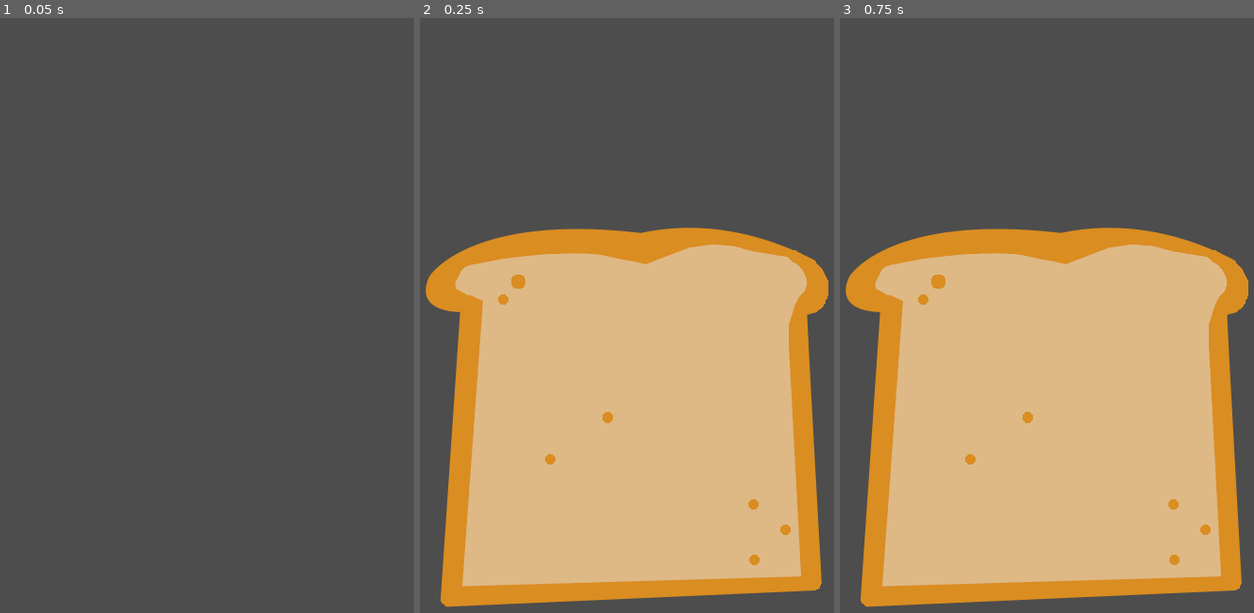
Above: before the commit, frames 1-3 (left to right).
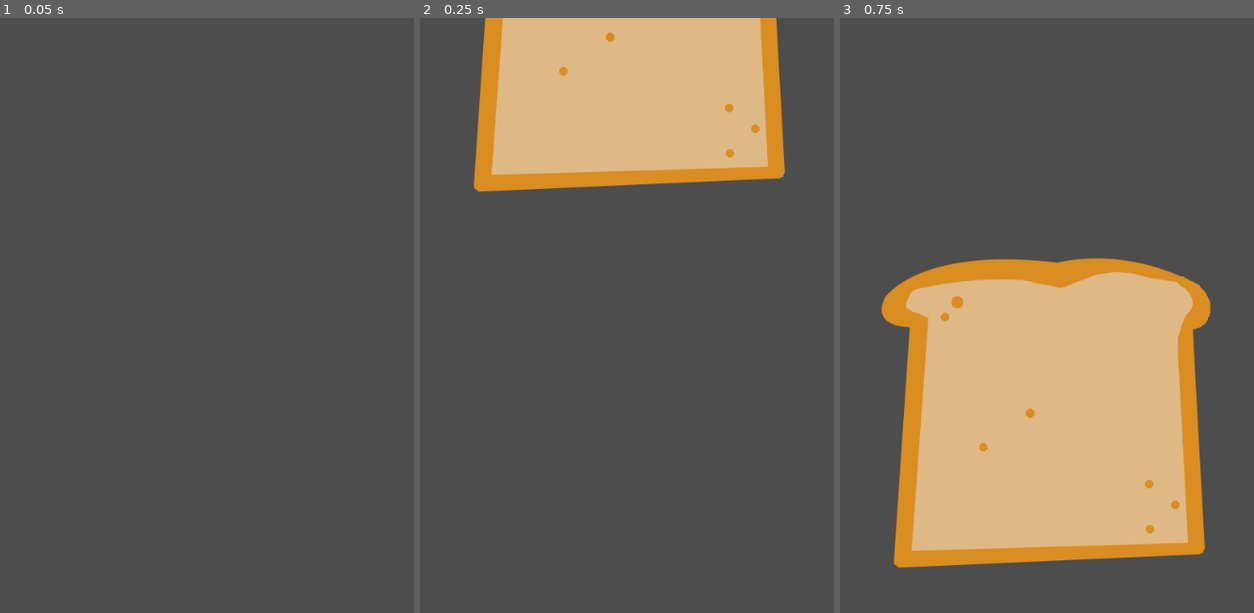
Above: after the commit, the same moments.

Repository: NicoHeinola/BreadSlicerIdle
Game: Godot game, scene res://scenes/main.tscn
Same seed, same stepped clock (60 frames per second), same inputs: the game is played once before the commit and once after it.
Inputs (mouse positions are in pixels of both pictures, inside the frame that each line leads up to):
- Up to frame 1 (0.05 s): no input
- Up to frame 2 (0.25 s): no input
- Up to frame 3 (0.75 s): move the mouse to (1142, 357) at 0.52 s; click (1142, 357) at 0.67 s

Frame 1 is identical in both runs. In frame 2, 75% of the frame differs, in the area x 1-99%, y 0-100%; in frame 3, 26%.

Commit message:
added animation and scaling

Diff:
--- a/scenes/bread/Bread.tscn
+++ b/scenes/bread/Bread.tscn
@@ -1,8 +1,10 @@
-[gd_scene load_steps=3 format=3 uid="uid://bwgsjk8akcba8"]
+[gd_scene load_steps=4 format=3 uid="uid://bwgsjk8akcba8"]
 
 [ext_resource type="Script" path="res://scripts/bread/Bread.gd" id="1_vmsay"]
+[ext_resource type="Texture2D" uid="uid://d17myda7pwl1t" path="res://graphics/breads/bread-1.png" id="2_axmr1"]
 
 [sub_resource type="RectangleShape2D" id="RectangleShape2D_taeiy"]
+size = Vector2(100, 100)
 
 [node name="bread" type="Node2D"]
 script = ExtResource("1_vmsay")
@@ -15,6 +17,7 @@
 shape = SubResource("RectangleShape2D_taeiy")
 
 [node name="Image" type="Sprite2D" parent="BodyLeft"]
+texture = ExtResource("2_axmr1")
 region_enabled = true
 region_rect = Rect2(16, 45, 194, 415)
 
--- a/scripts/bread/Bread.gd
+++ b/scripts/bread/Bread.gd
@@ -17,12 +17,13 @@
 var is_slicing: bool = false
 var sliced: bool = false
 
+@onready var tween: Tween = get_tree().create_tween()
+
 signal sliced_bread_signal
 
 
 func get_selected_texture_data() -> Dictionary:
 	return BreadDatas.textures[active_texture_index]
-
 
 func set_texture(texture: Texture2D) -> void:
 	image_left_node.texture = texture
@@ -31,32 +32,33 @@
 	image_left_node.region_enabled = true
 	image_right_node.region_enabled = true
 
+	var scale: float = min((get_viewport_rect().size.x * 0.85) / texture.get_width(), 1)
+	image_left_node.scale = Vector2(scale, scale)
+	image_right_node.scale = Vector2(scale, scale)
+
 	image_left_node.region_rect = Rect2(0, 0, texture.get_width() / 2, texture.get_height())
 	image_right_node.region_rect = Rect2(
 		texture.get_width() / 2, 0, texture.get_width() / 2, texture.get_height()
 	)
 
 func reset_bread() -> void:
-	print("Reset")
 	var texture = self.get_selected_texture_data()["texture"]
 	var screen_center = get_viewport_rect().size / 2
 	self.position = Vector2(screen_center.x, screen_center.y)
 
 	body_left.gravity_scale = 0
 	body_right.gravity_scale = 0
-	body_left.set_position(Vector2(-texture.get_width() / 4, 0))
-	body_right.set_position(Vector2(texture.get_width() / 4, 0))
 
-	image_left_node.set_position(Vector2(0, -1000))
-	image_right_node.set_position(Vector2(0, -1000))
+	body_left.set_position(Vector2(-image_left_node.get_rect().size.x * image_left_node.scale.x / 2, 0))
+	body_right.set_position(Vector2(image_left_node.get_rect().size.x * image_left_node.scale.x / 2, 0))
 
-	var tween: Tween = get_tree().create_tween()
+	image_left_node.set_position(Vector2(0, -get_viewport_rect().size.y))
+	image_right_node.set_position(Vector2(0, -get_viewport_rect().size.y))
+
+	var tween_duration: float = 0.5
 	tween.set_parallel(true)
-	tween.tween_property(image_left_node, "position", Vector2(image_left_node.position.x, 0), 0.2)
-	tween.tween_property(image_right_node, "position", Vector2(image_right_node.position.x, 0), 0.2)
-
-	collider_left.shape.extents = Vector2(texture.get_width() / 2, texture.get_height() / 2)
-	collider_right.shape.extents = Vector2(texture.get_width() / 2, texture.get_height() / 2)
+	tween.tween_property(image_left_node, "position", Vector2(image_left_node.position.x, 0), tween_duration)
+	tween.tween_property(image_right_node, "position", Vector2(image_right_node.position.x, 0), tween_duration)
 
 func _ready() -> void:
 	self.set_texture(get_selected_texture_data()["texture"])
@@ -72,11 +74,11 @@
 	if self.sliced or not self.is_slicing:
 		return
 
-	var y_difference = position.y - slice_start_pos.y
-	var allowed_offset = 75
+	var y_difference = abs(position.y - slice_start_pos.y)
+	var allowed_offset = 100
 	var texture_height = get_selected_texture_data()["texture"].get_height()
 
-	if y_difference < texture_height - allowed_offset:
+	if y_difference < (texture_height - allowed_offset) * image_left_node.scale.x:
 		return
 
 	self.is_slicing = false
@@ -85,14 +87,16 @@
 
 
 func sliced_bread() -> void:
+	tween.stop()
+
 	self.sliced = true
 	GlobalStats.money += get_selected_texture_data()["base_money"]
 
 	body_left.gravity_scale = 1
 	body_right.gravity_scale = 1
 
-	body_left.apply_torque(-1000000)
-	body_right.apply_torque(1000000)
+	body_left.apply_torque(-100000)
+	body_right.apply_torque(100000)
 
 	body_left.apply_force(Vector2(-10000, 0))
 	body_right.apply_force(Vector2(10000, 0))
@@ -106,10 +110,11 @@
 		if event.button_index == MOUSE_BUTTON_LEFT:
 			if event.pressed:
 				start_slicing(event.position)
+			else:
+				self.is_slicing = false
 	elif event is InputEventMouseMotion:
 		end_slicing(event.position)
 
 
 func _on_despawn_timer_timeout():
-	print("Despawn")
 	self.queue_free()
